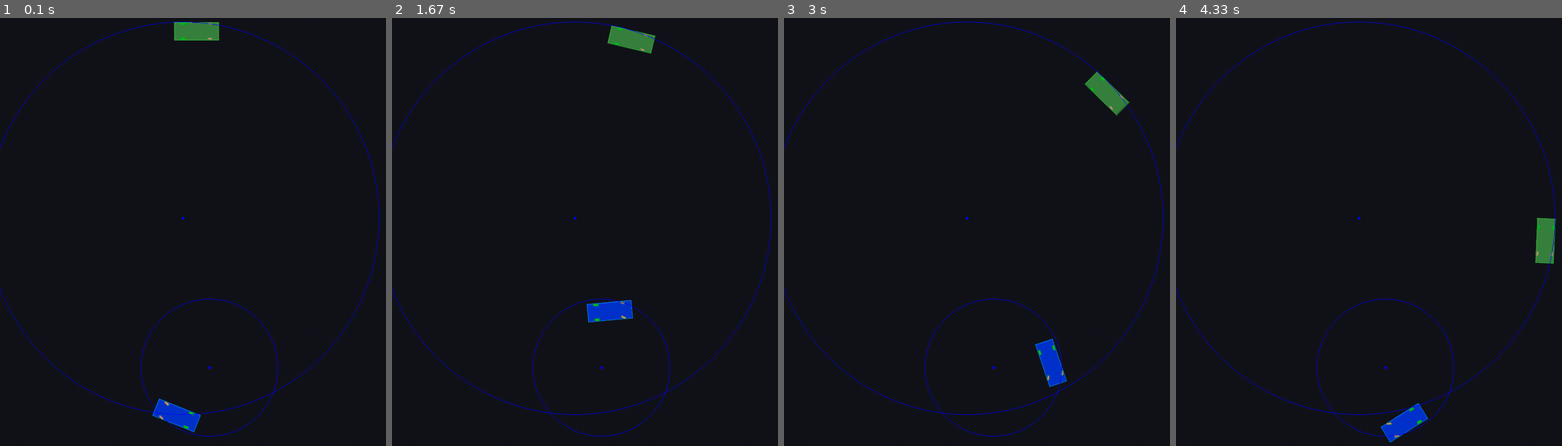
Above: before the commit, frames 1-4 (left to right).
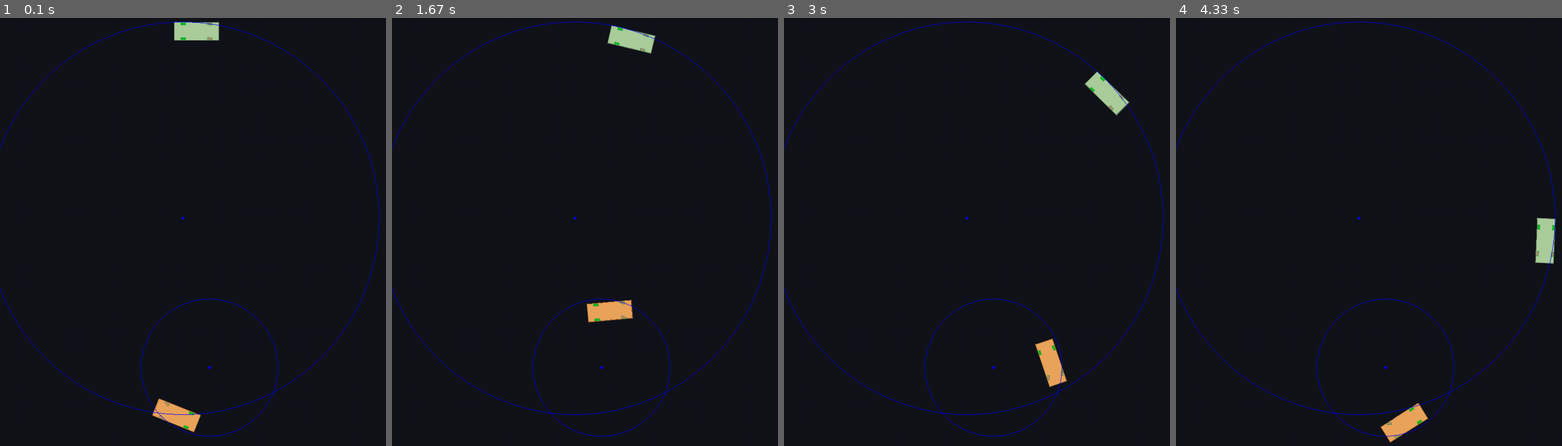
Above: after the commit, the same moments.

Repository: Bobbassoonguy/AutonomousVehicles
Game: pygame game, started from Scenarios/Scenario1_create_car.py
The game is run twice, just before and just after one commit, with the same random seed, the same clock (stepped at 60 frames per second) and the same inputs.
Inputs:
- Up to frame 1 (0.1 s): no input
- Up to frame 2 (1.67 s): no input
- Up to frame 3 (3 s): no input
- Up to frame 4 (4.33 s): no input

The runs differ from the first frame. In frame 1, 1.0% of the frame differs, in the area x 39-57%, y 1-97%; in frame 2, 1.0%; in frame 3, 1.0%; in frame 4, 1.0%, in the area x 52-99%, y 46-100%.

Commit message:
started new vector class, working on object refactor

Diff:
--- /dev/null
+++ b/Classes/Colors.py
@@ -0,0 +1,23 @@
+# Green
+GREEN_FILL = (171, 206, 157)
+GREEN_LINE = (141, 176, 127)
+
+# Red
+RED_FILL = (240, 115, 115)
+RED_LINE = (210, 85, 85)
+
+# Orange
+ORANGE_FILL = (236, 165, 93)
+ORANGE_LINE = (206, 135, 63)
+
+# Blue
+BLUE_FILL = (129, 175, 204)
+BLUE_LINE = (99, 145, 184)
+
+# Purple
+PURPLE_FILL = (224, 185, 229)
+PURPLE_LINE = (194, 155, 99)
+
+# Gray
+GRAY_FILL = (187, 187, 187)
+GRAY_LINE = (157, 157, 157)
--- a/Classes/Object.py
+++ b/Classes/Object.py
@@ -1,16 +1,36 @@
 import pygame
 import Shape
+import Colors
 
-class CLASSNAME:
-    def __init__(self, parent, globals, points):
+
+class Object:
+    def __init__(self, parent, globals, points, line_color=Colors.GREEN_LINE, fill_color=Colors.GREEN_FILL):
         self.parent = parent
         self.globals = globals
         self.surface = self.globals.MAIN_SURFACE
-        self.points = points
+        self.line_color = line_color
+        self.fill_color = fill_color
+
+        self.shape = Shape.Shape(self,self.globals, points, self.line_color, fill_color=self.fill_color)
+
         self.velocity = [0, 0]  # a velocity vector in m/s
         self.acceleration = [0, 0]  # an acceleration vector in m/s^2
-        self.shape = Shape
 
-    def funcone(self):
-        #foo bar
-        print("Hello")
+    def draw(self):
+        self.shape.fill_color = self.fill_color
+        self.shape.color = self.line_color
+        self.shape.globals = self.globals
+        self.shape.draw()
+
+    def position(self):
+        return self.shape.get_centroid()
+
+    def move(self, dx, dy):
+        self.shape.move(dx, dy)
+
+    def move_to(self, x, y):
+        current = self.position()
+        self.move(x-current[0], y-current[1])
+
+    def rotate(self, angle, rotation_point):
+        self.shape.rotate()
--- a/Classes/Scenario.py
+++ b/Classes/Scenario.py
@@ -3,6 +3,7 @@
 import pygame
 import Vehicle
 import GLOBALS
+import Colors
 
 #this is a new change
 class Scenario:
@@ -27,6 +28,6 @@
             i.draw()
         pygame.display.flip()
 
-    def addCar(self, x=10, y=10, fill_color=(56, 130, 62), outline_color=(51, 204, 51)):
+    def addCar(self, x=10, y=10, fill_color=Colors.GREEN_FILL, outline_color=Colors.GREEN_LINE):
         vehicle_to_add = Vehicle.Vehicle(self, self.globals,x, y, fill_color, outline_color)
         self.vehicles.append(vehicle_to_add)
--- a/Classes/Shape.py
+++ b/Classes/Shape.py
@@ -8,7 +8,7 @@
         self.surface = self.globals.MAIN_SURFACE
         self.points = points  # in meters
         self.color = color
-        self.line_width = line_width  # pixels
+        self.line_width = line_width  # in pixels
         self.fill = fill
         self.fill_color = fill_color
 
--- /dev/null
+++ b/Classes/Vector.py
@@ -0,0 +1,20 @@
+import math
+
+class Vector:
+    def __init__(self, x, y):
+        self.x = x
+        self.y = y
+
+    def magnitude(self):
+
+    def angle(self):  # returns angle from theta=0 (clockwise from +x axis)
+
+    def rotate(self, degrees):  # positive -> clockwise negative -> counter clockwise
+
+    def rotate_to(self, degrees): # rotates the vector to an angle from theta=0 (clockwise from +x axis)
+
+    def scale(self, scale):  # scales vector by its magnitude
+
+    def set_magnitude(self, magnitude):  # scales a vector such that it points in the same direction and has passed magnitude
+
+    def ROC_scale(self, ROC_vector, dt): # assuming ROC_vector is in units/dt change self according to passed ROC_vector (i.e.) change self(velocity vector) based on passed vector(acceleration vector) over time period dt(time interval)
--- a/Classes/Vehicle.py
+++ b/Classes/Vehicle.py
@@ -79,7 +79,7 @@
             i.move(dx, dy)
 
     def move_to(self, x, y):  # moves car to these absolute coordinates (meters)
-        self.move(x-self.x,y-self.y)
+        self.move(x-self.x, y-self.y)
 
     def rotate(self, degrees, rotation_point="centroid"):
         self.angle += degrees
--- a/Scenarios/Scenario1_create_car.py
+++ b/Scenarios/Scenario1_create_car.py
@@ -3,6 +3,7 @@
 import pygame
 from Classes.Scenario import Scenario
 from Scenario import Scenario
+import Colors
 
 pygame.init()
 
@@ -16,7 +17,7 @@
 main.vehicles[0].acceleration = 3.5
 main.vehicles[0].current_turn_radius = 20
 
-main.addCar(x=20, y=45, fill_color=(0, 51, 204), outline_color=(0, 153, 255))
+main.addCar(x=20, y=45, fill_color=Colors.ORANGE_FILL, outline_color=Colors.ORANGE_LINE)
 main.vehicles[1].rotate_to_angle(270, rotation_point="centroid")
 main.vehicles[1].speed = 40
 main.vehicles[1].acceleration = 0
